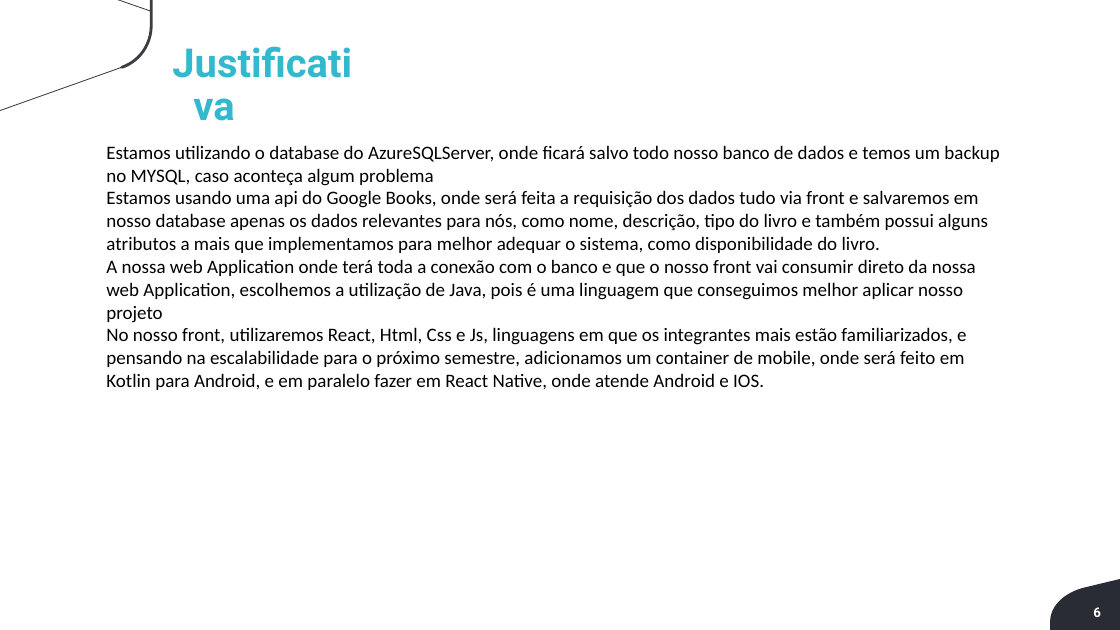
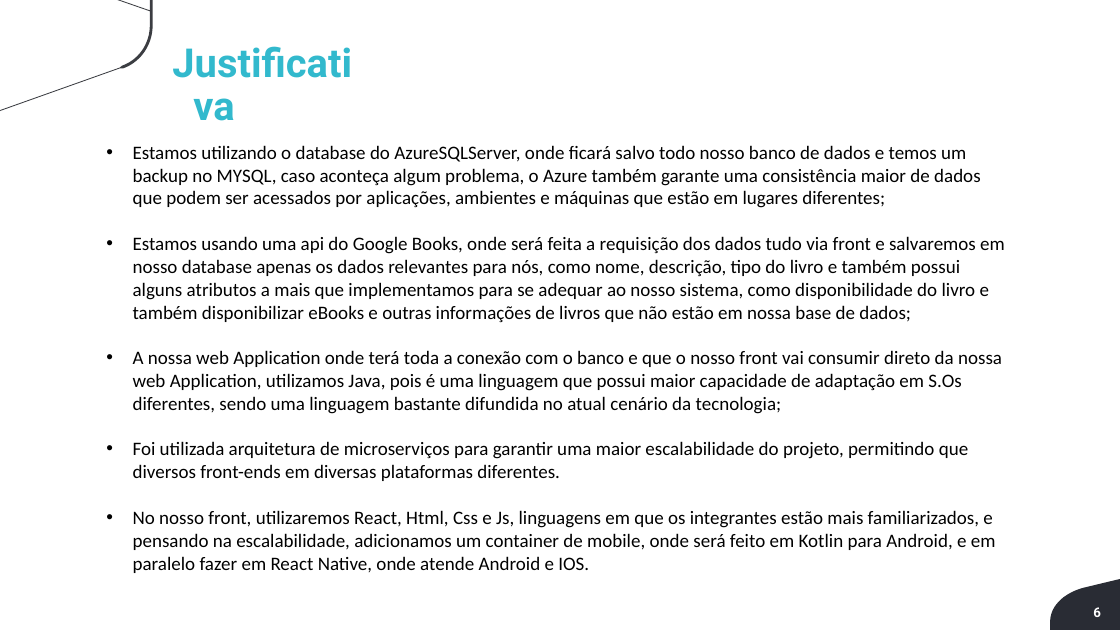
Before and after one commit to Luis-Silva80/grupo05-adsa, a slide deck: slide 6 of Documentação/EngenhariaDeSoftware/Arquitetura/ArquiteturaSoftware.pptx. Drawn at 1120x630 pixels with LibreOffice and Linux fonts; fonts in the diff are those of the drawing; background and template pictures are left out. Boxes give left, top, right and bottom in pixels: in the first picture for what was removed or moved away, otherwise in the second. Text is boxed around its words. In the diff, an @@ line names an element or a change of style, - is before the commit and + after.

Commit message:
doc: atualizacao diagrama de componentes

```diff
--- a/Documentação/EngenhariaDeSoftware/Arquitetura/ArquiteturaSoftware.pptx
+++ b/Documentação/EngenhariaDeSoftware/Arquitetura/ArquiteturaSoftware.pptx
@@ text at box(133, 145, 1005, 573): text changed @@
-Estamos utilizando o database do AzureSQLServer, onde ficará salvo todo nosso banco de dados e temos um backup no MYSQL, caso aconteça algum problema
-Estamos usando uma api do Google Books, onde será feita a requisição dos dados tudo via front e salvaremos em nosso database apenas os dados relevantes para nós, como nome, descrição, tipo do livro e também possui alguns atributos a mais que implementamos para melhor adequar o sistema, como disponibilidade do livro.
-A nossa web Application onde terá toda a conexão com o banco e que o nosso front vai consumir direto da nossa web Application, escolhemos a utilização de Java, pois é uma linguagem que conseguimos melhor aplicar nosso projeto
-No nosso front, utilizaremos React, Html, Css e Js, linguagens em que os integrantes mais estão familiarizados, e pensando na escalabilidade para o próximo semestre, adicionamos um container de mobile, onde será feito em Kotlin para Android, e em paralelo fazer em React Native, onde atende Android e IOS.
+• Estamos utilizando o database do AzureSQLServer, onde ficará salvo todo nosso banco de dados e temos um backup no MYSQL, caso aconteça algum problema, o Azure também garante uma consistência maior de dados que podem ser acessados por aplicações, ambientes e máquinas que estão em lugares diferentes;
+• Estamos usando uma api do Google Books, onde será feita a requisição dos dados tudo via front e salvaremos em nosso database apenas os dados relevantes para nós, como nome, descrição, tipo do livro e também possui alguns atributos a mais que implementamos para se adequar ao nosso sistema, como disponibilidade do livro e também disponibilizar eBooks e outras informações de livros que não estão em nossa base de dados;
+• A nossa web Application onde terá toda a conexão com o banco e que o nosso front vai consumir direto da nossa web Application, utilizamos Java, pois é uma linguagem que possui maior capacidade de adaptação em S.Os diferentes, sendo uma linguagem bastante difundida no atual cenário da tecnologia;
+• Foi utilizada arquitetura de microserviços para garantir uma maior escalabilidade do projeto, permitindo que diversos front-ends em diversas plataformas diferentes.
+• No nosso front, utilizaremos React, Html, Css e Js, linguagens em que os integrantes estão mais familiarizados, e pensando na escalabilidade, adicionamos um container de mobile, onde será feito em Kotlin para Android, e em paralelo fazer em React Native, onde atende Android e IOS.
```
Also in this commit, not shown: 1 other file.
